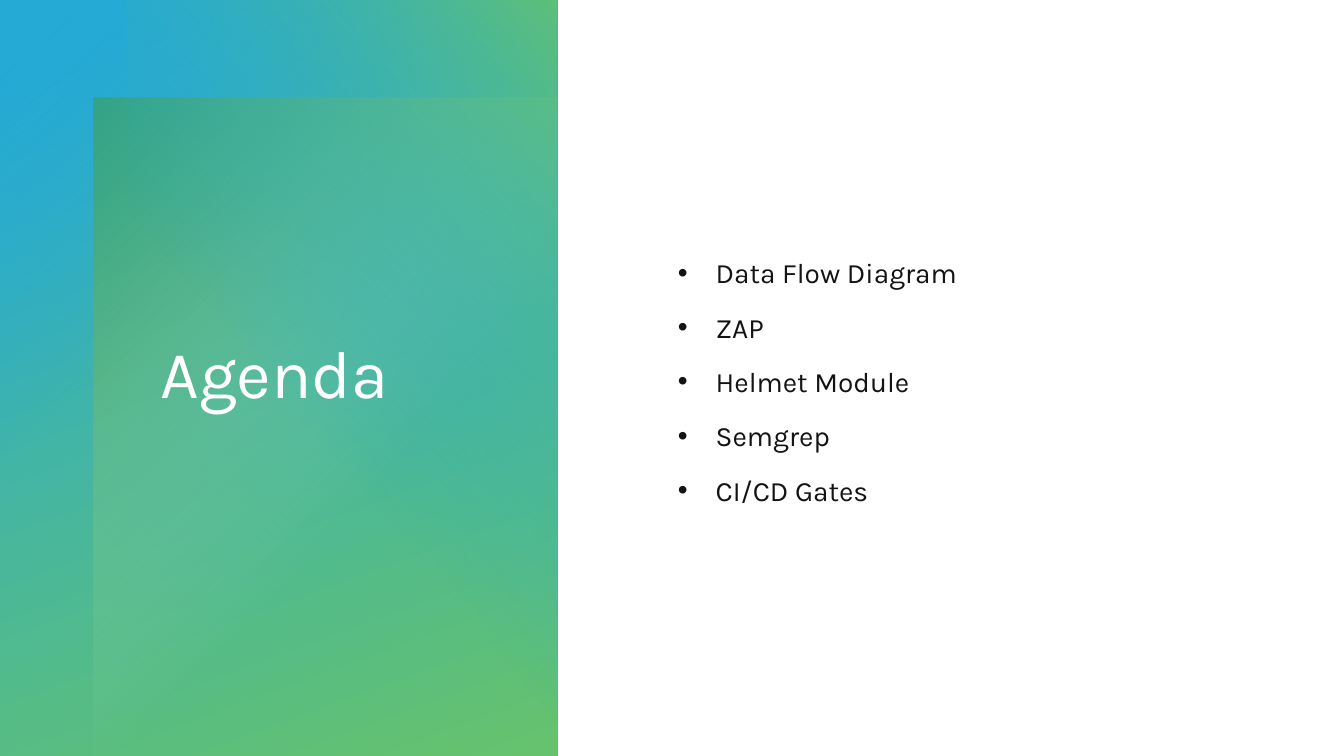
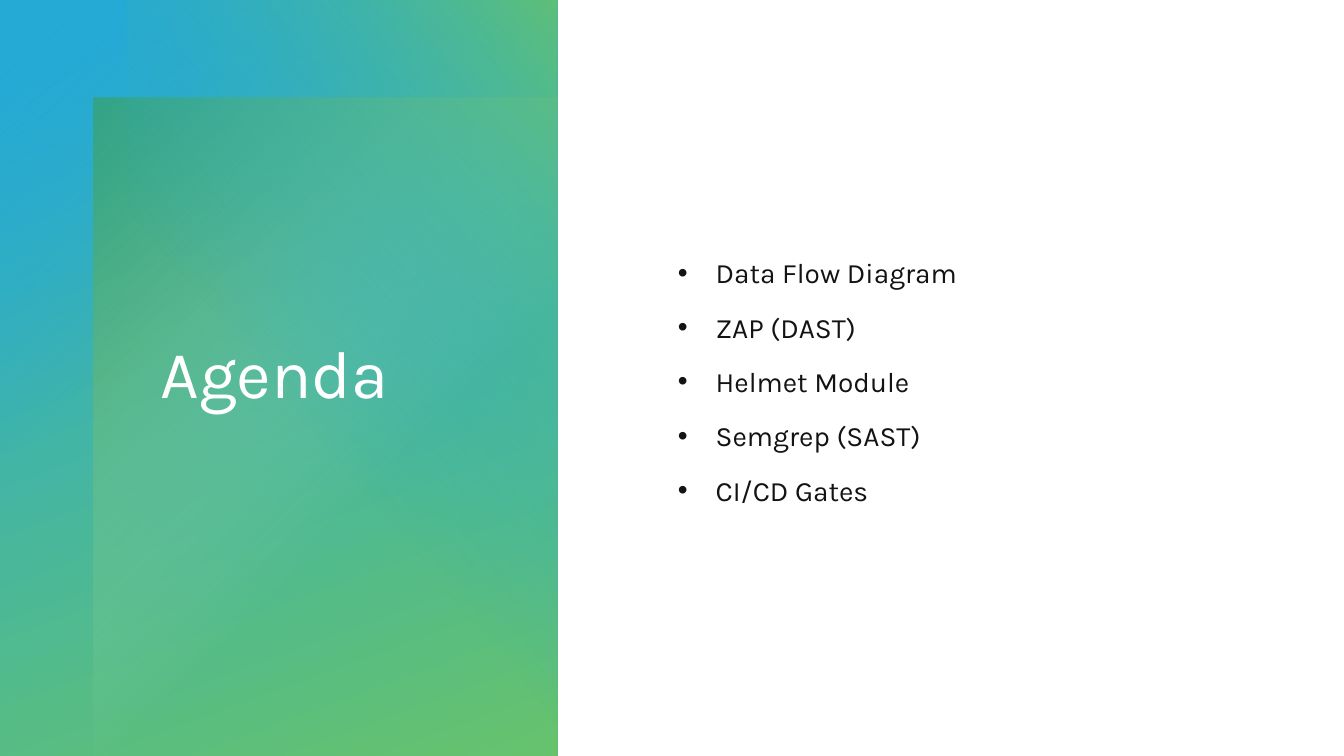
Before and after one commit to PaullyDK/DevSecOpsProjOne, a slide deck: slide 2 of Presentation/proj1.pptx. Drawn at 1344x756 pixels with LibreOffice and Linux fonts; fonts in the diff are those of the drawing. Boxes give left, top, right and bottom in pixels: in the first picture for what was removed or moved away, otherwise in the second. Text is boxed around its words. In the diff, an @@ line names an element or a change of style, - is before the commit and + after.

Commit message:
Modified Presentation

```diff
--- a/Presentation/proj1.pptx
+++ b/Presentation/proj1.pptx
@@ text at (x1=716, y1=318, x2=855, y2=341): text changed @@
-• ZAP
+• ZAP (DAST)
@@ text at (x1=716, y1=426, x2=921, y2=453): text changed @@
-• Semgrep
+• Semgrep (SAST)
```
Also in this commit, not shown: 1 other slide changed, 3 slides added, 1 other file.
